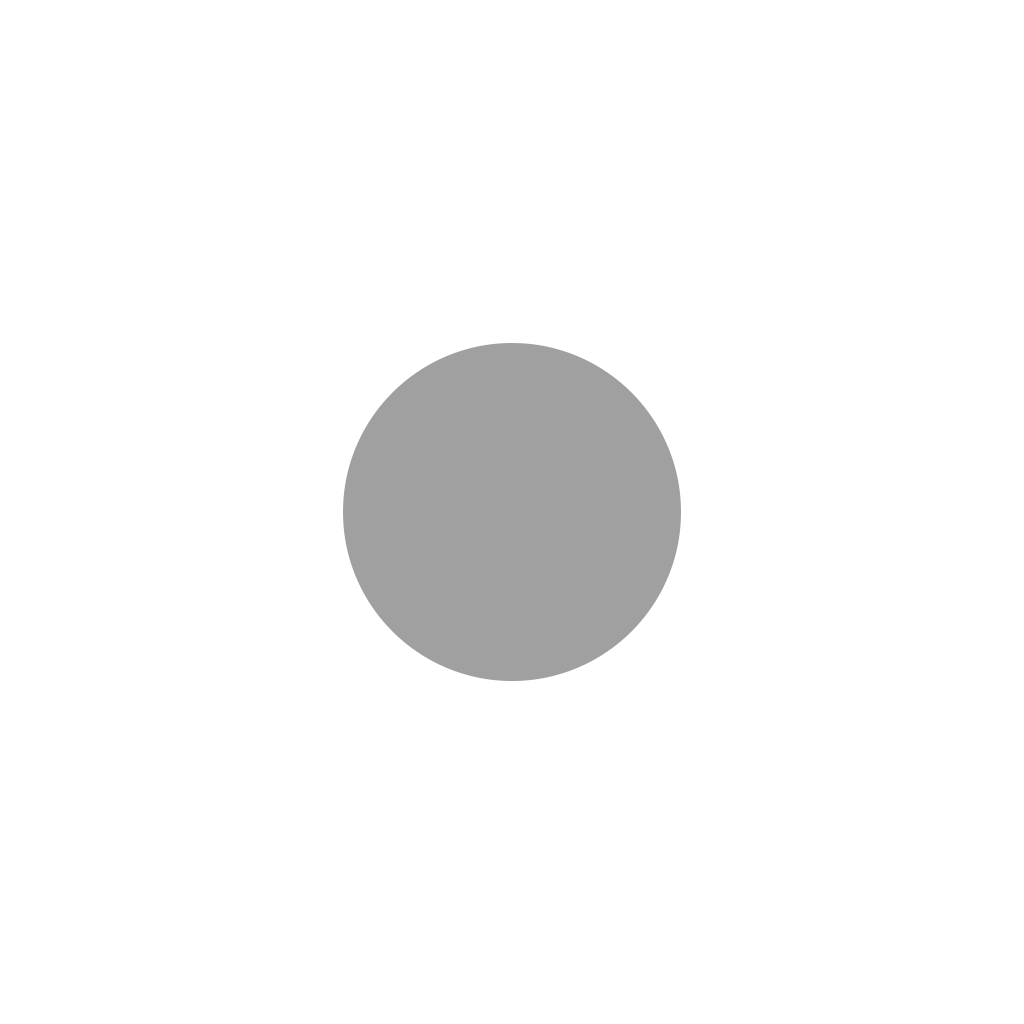
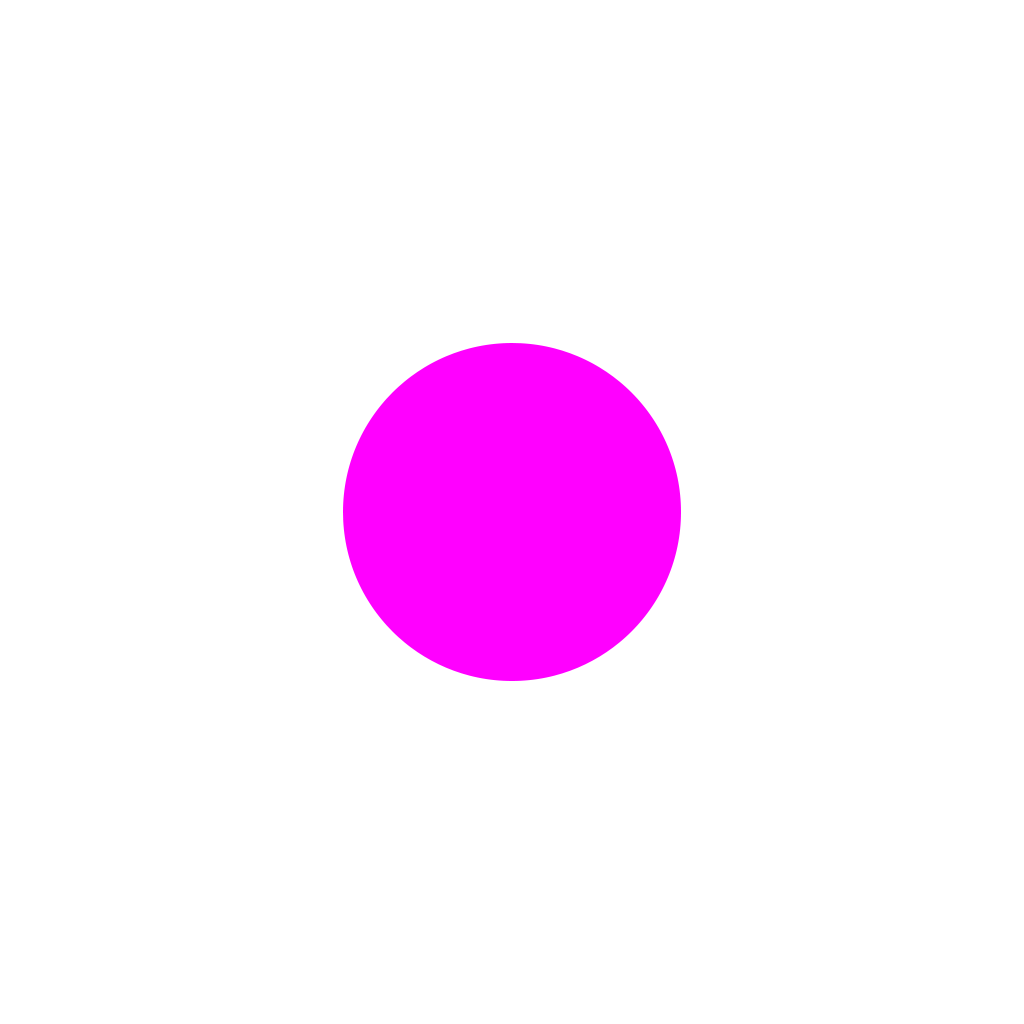
The second w=1024, h=1024 image is a revision of the first. Changes to its layers:
painted on "Ovaal 1" over <box>343,343,681,681</box>
